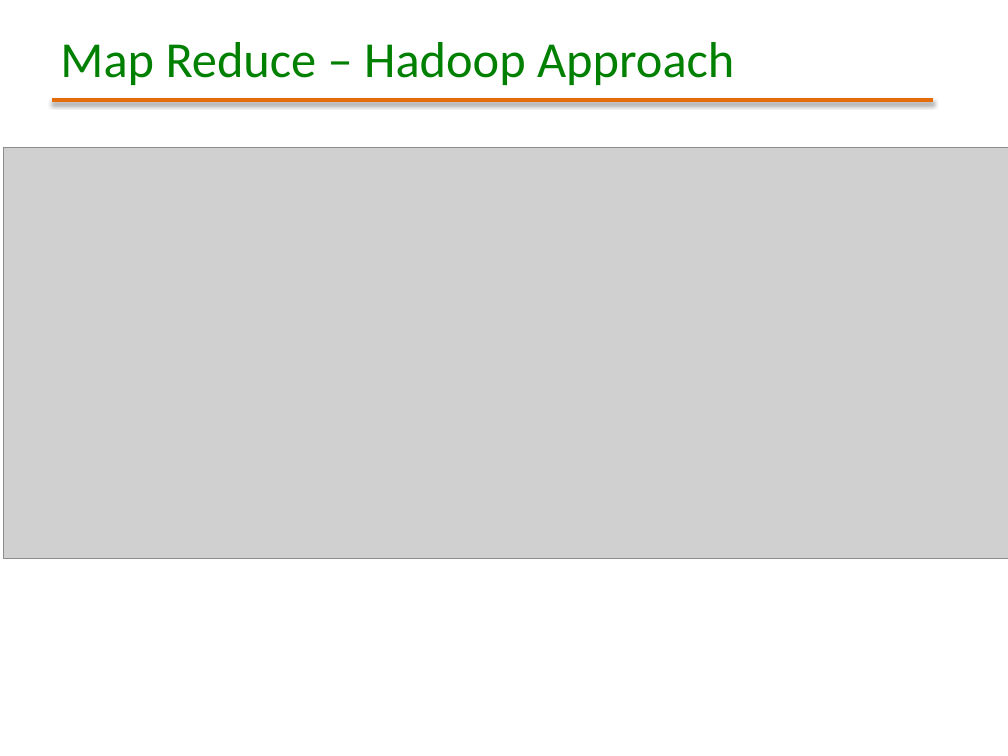
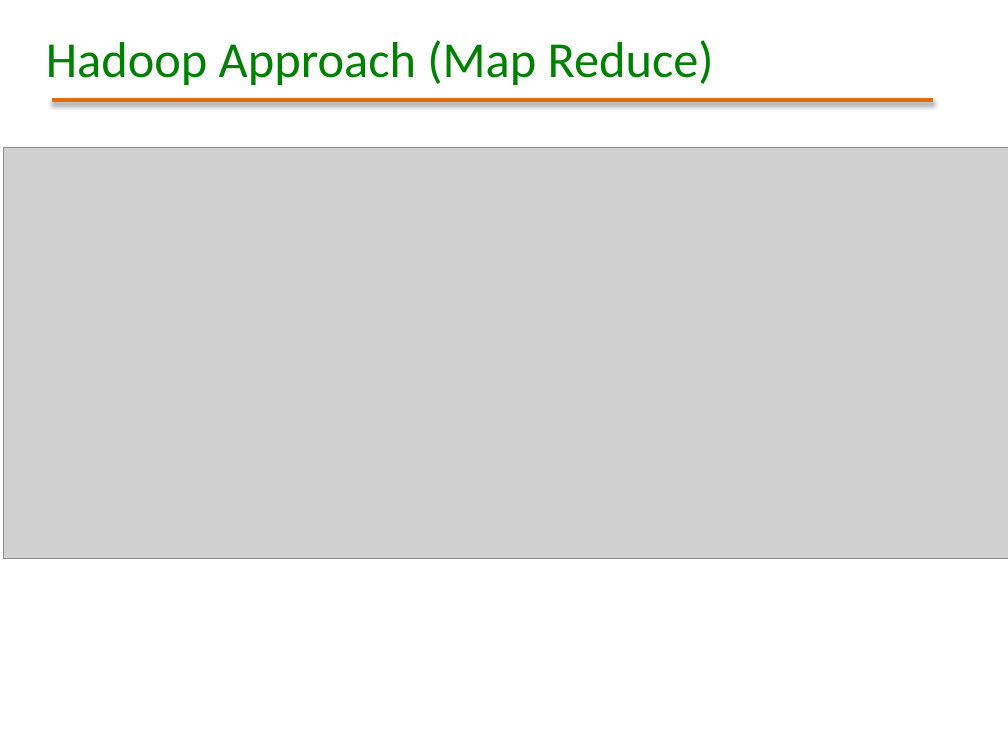
Before and after one commit to masroorrizvi/ManipalSessions, a slide deck: slide 6 of Hadoop Webinar - Session 3 (Hadoop Map Reduce - Concepts & Hands On).pptx. Drawn at 1008x756 pixels with LibreOffice and Linux fonts; fonts in the diff are those of the drawing; grey boxes stand for pictures; background and template pictures are left out. Boxes give left, top, right and bottom in pixels: in the first picture for what was removed or moved away, otherwise in the second. Text is boxed around its words. In the diff, an @@ line names an element or a change of style, - is before the commit and + after.

```diff
--- a/Hadoop Webinar - Session 3 (Hadoop Map Reduce - Concepts & Hands On).pptx
+++ b/Hadoop Webinar - Session 3 (Hadoop Map Reduce - Concepts & Hands On).pptx
@@ title at <box>46,40,714,85</box>: text changed @@
-Map Reduce – Hadoop Approach
+Hadoop Approach (Map Reduce)
```
Also in this commit, not shown: 4 other slides changed, 2 slides added, 1 slide removed, 1 other file.
